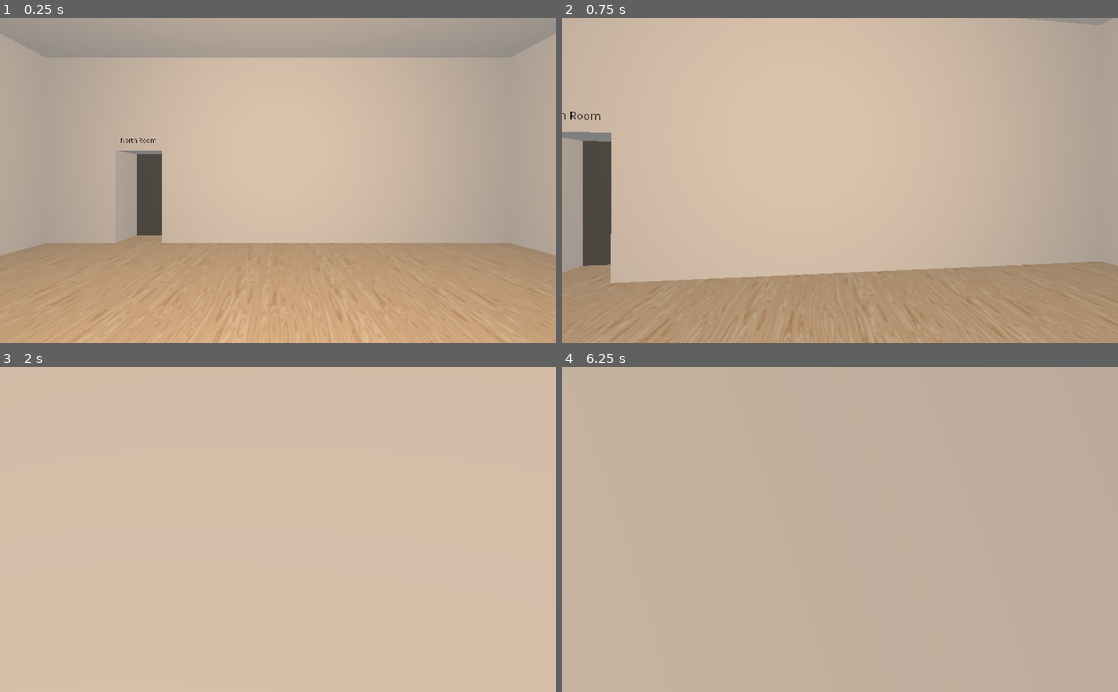
Above: before the commit, frames 1-4 (two rows, left to right).
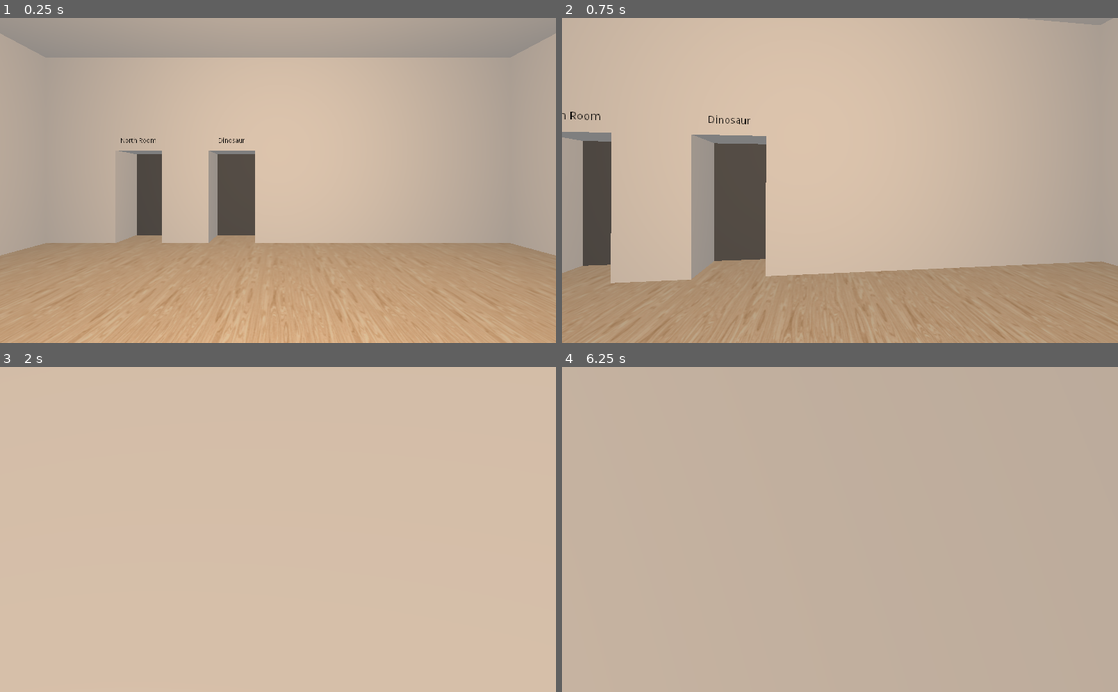
Above: after the commit, the same moments.

Repository: m4ym4y/museum-of-all-things
Game: Godot game, scene res://Main.tscn
The game is run twice, just before and just after one commit, with the same random seed, the same clock (stepped at 60 frames per second) and the same inputs.
Inputs (mouse positions are in pixels of both pictures, inside the frame that each line leads up to):
- Up to frame 1 (0.25 s): no input
- Up to frame 2 (0.75 s): tap Enter at 0.5 s; move the mouse to (867, 180) at 0.52 s; press the mouse at (867, 180) at 0.53 s; hold W (move_forward) from 0.53 s (still down)
- Up to frame 3 (2 s): keep holding W (move_forward); tap Space (jump) at 0.77, 1.52 s; move the mouse to (250, 529) at 1.27 s; release the mouse at (250, 529) at 1.28 s; tap Ctrl (crouch) at 1.35 s
- Up to frame 4 (6.25 s): tap Space (jump) at 2, 3.02, 3.5, 3.77, 4.52, 5, 6.02 s; move the mouse to (851, 523) at 2.02 s; hold E (interact) 2.03-2.78 s; tap Enter at 2.75, 4.25 s; move the mouse to (834, 536) at 2.77 s; click (834, 536) at 2.85 s; move the mouse to (878, 532) at 3.52 s; hold Ctrl (crouch) 3.53-4.28 s; move the mouse to (795, 526) at 4.27 s; tap E (interact) at 4.35 s; move the mouse to (845, 529) at 5.02 s; press the mouse at (845, 529) at 5.03 s; move the mouse to (817, 523) at 5.77 s; release W (move_forward) at 5.78 s; release the mouse at (817, 523) at 5.78 s; hold Right (strafe_right) from 5.78 s (still down); tap Ctrl (crouch) at 5.85 s

The runs differ from the first frame. In frame 1, 2.4% of the frame differs, in the area x 37-46%, y 36-70%; in frame 2, 6.0%, in the area x 8-37%, y 29-81%; in frame 3, less than 0.1%; in frame 4, less than 0.1%.

Commit message:
really load rooms from wikipedia!!

Diff:
--- a/Main.gd
+++ b/Main.gd
@@ -1,4 +1,5 @@
 extends Node
+signal loaded_room
 
 export (PackedScene) var room_scene
 
@@ -32,6 +33,12 @@
 		length = 10,
 		height = 4,
 		doors = {
+			"Dinosaur": {
+				wall = "NorthWall",
+				left = 4,
+				width = 1,
+				height = 2
+			},
 			"North Room": {
 				wall = "NorthWall",
 				left = 2,
@@ -112,6 +119,12 @@
 	else: # EastWall
 		return Vector3(room_offset_width, 0, room_left_offset_length)
 
+func load_room (room_name):
+	if ROOM_MAP.has(room_name):
+		emit_signal("loaded_room", room_name)
+		return
+	$HTTPRequest.request("http://localhost:8080/wikipedia/" + room_name)
+
 func create_room_from_map (room_name):
 	if ROOM_LIST.has(room_name):
 		return ROOM_LIST[room_name]
@@ -141,6 +154,10 @@
 	var room1 = ROOM_LIST[room1_name]
 	var room1_spec = ROOM_MAP[room1_name]
 	print('opening door from room', room1_name, 'to', room2_name)
+
+	if not ROOM_MAP.has(room2_name):
+		load_room(room2_name)
+		yield(self, 'loaded_room')
 
 	# unload all rooms other than the two active rooms
 	# TODO: also close all doors
@@ -170,10 +187,19 @@
 	get_door(room2_name, room1_name).open()
 	door_body.open()
 
+func _on_request_completed(result, response_code, headers, body):
+	print('got result', response_code, body.get_string_from_utf8())
+	var room_spec = JSON.parse(body.get_string_from_utf8()).result
+	ROOM_MAP[room_spec.name] = room_spec
+	emit_signal("loaded_room", room_spec.name)
+
 # Called when the node enters the scene tree for the first time.
 func _ready():
+	$HTTPRequest.connect("request_completed", self, "_on_request_completed")
 	Input.set_mouse_mode(Input.MOUSE_MODE_CAPTURED)
 
+	# load_room("Dinosaur")
+	# yield(self, 'loaded_room')
 	var start_room = create_room_from_map("Central Room")
 	add_child(start_room)
 
--- a/Main.tscn
+++ b/Main.tscn
@@ -9,3 +9,5 @@
 room_scene = ExtResource( 1 )
 
 [node name="Player" parent="." instance=ExtResource( 2 )]
+
+[node name="HTTPRequest" type="HTTPRequest" parent="."]
Not shown, changed: server/package.json
Not shown, changed: server/src/index.ts
Not shown, changed: server/yarn.lock
